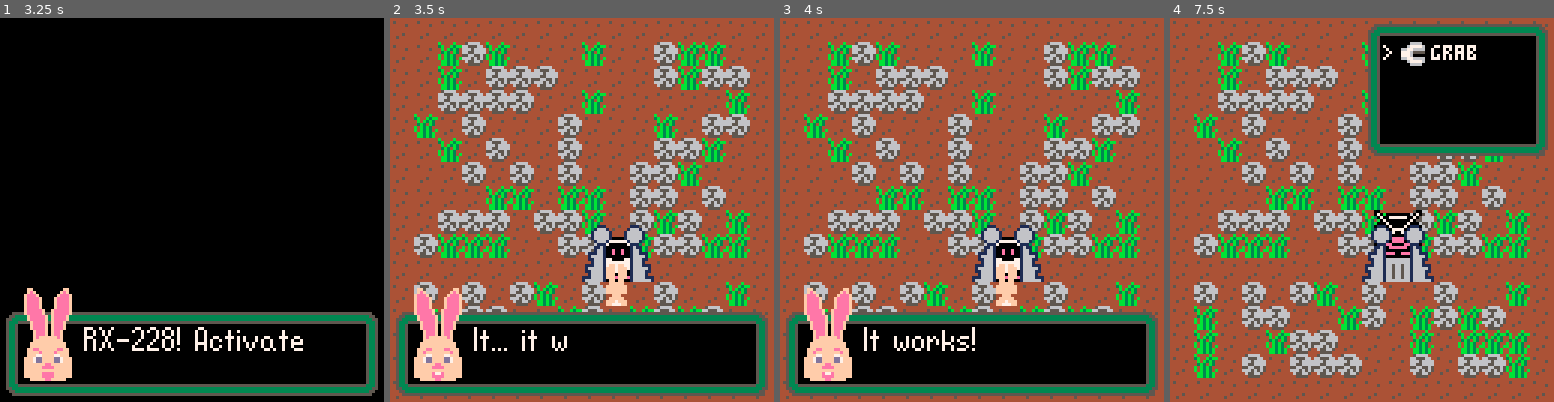
Above: before the commit, frames 1-4 (left to right).
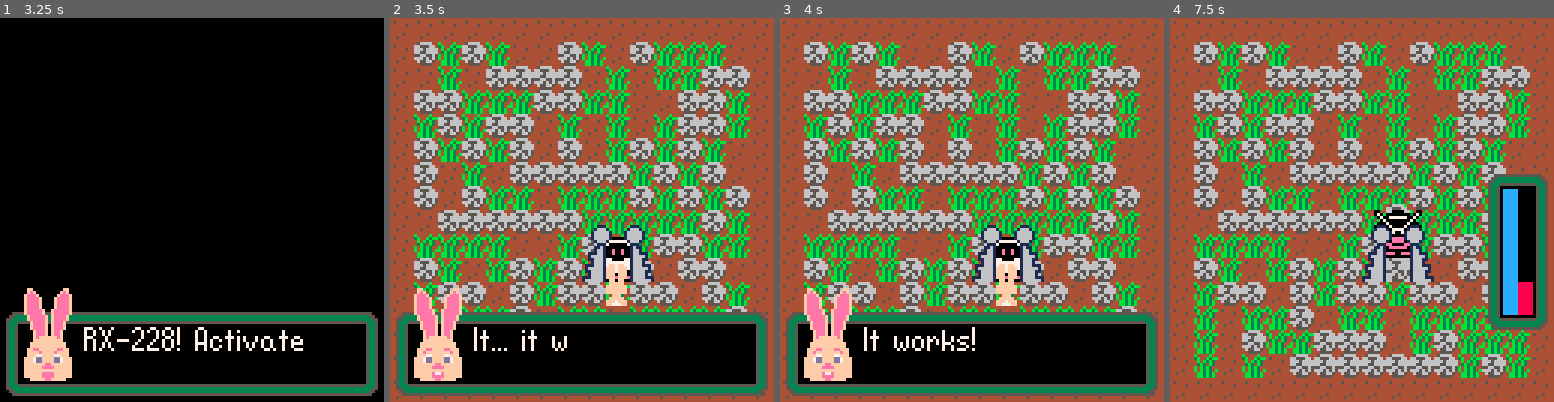
Above: after the commit, the same moments.

Repository: DeCarabas/pico_carts
Game: PICO-8 cartridge robo.p8
Two runs of this game, one before a commit and one after it. Both use one fixed random seed, a clock stepped at 60 frames per second and the inputs below.
Inputs:
- Up to frame 1 (3.25 s): tap X (X key) at 0.33, 1.07, 1.85, 2.97 s; tap O (Z key) at 0.7, 1.7, 2.1, 2.5, 2.9 s; hold Right 1.6-2.1 s; hold Up 2.15-2.42 s; hold Right 2.47-3.03 s; hold Left from 3.08 s (still down)
- Up to frame 2 (3.5 s): keep holding Left; tap O (Z key) at 3.3 s
- Up to frame 3 (4 s): release Left at 3.58 s; hold Down 3.63-3.97 s; tap O (Z key) at 3.7 s
- Up to frame 4 (7.5 s): hold Right 4.02-4.68 s; tap X (X key) every 1.12 s from 4.08 to 7.43 s; tap O (Z key) every 0.4 s from 4.1 to 7.3 s; hold Up 4.73-5.03 s; hold Left 5.08-5.68 s; hold Down 5.73-6.03 s; hold Right 6.08-6.58 s; hold Right 6.63-7.13 s; hold Up 7.18-7.45 s

Frame 1 is identical in both runs. In frame 2, 21% of the frame differs, in the area x 6-94%, y 6-77%; in frame 3, 21%; in frame 4, 43%, in the area x 6-99%, y 1-94%.

Commit message:
Factor and comment

Diff:
--- a/robo.p8
+++ b/robo.p8
@@ -71,35 +71,41 @@
 --        day for simplicity.
 --
 
--- flags: for game state
---
+-- the map is divided into 4
+-- regions, horizontally.
+-- x=[0,32)   base layer
+-- x=[32,64)  item sprite layer
+-- x=[64,96)  ?? water level?
+-- x=[96,128) ??
+--
+-- in theory we can do so much
+-- here but we have to be able
+-- to save our game in 256 bytes
+-- and there's only so much we
+-- can throw away when we load
+function place_rand(count, sp)
+ local cnt=0
+ while cnt<count do
+  local x=1+flr(rnd(14))
+  local y=1+flr(rnd(14))
+  if not map_flag(x,y,1) then
+   mset(x+32,y,sp)
+   cnt+=1
+  end
+ end
+end
 
 -- game progress
 --  chapter 0: pre-intro
 --  chapter 1: walking/no charge
 --  chapter 2: clear field
 --  chapter 3: till and plant
-
 function new_game()
  base_x=2+flr(rnd(12))
  base_y=3+flr(rnd(8))
  chapter=0
 
  -- init the item sprite layer
- function place_rand(count, sp)
-  local cnt=0
-  while cnt<count do
-   local x=1+flr(rnd(14))
-   local y=1+flr(rnd(14))
-   if x~=base_x and
-      y~=base_y and
-      not fget(mget(x,y),0) then
-    mset(x+32,y,sp)
-    cnt+=1
-   end
-  end
- end
-
  place_rand(80,147) --grass
  place_rand(80,65)  --rock
 end
@@ -156,17 +162,6 @@
  mset(base_x+1,base_y,83)
  mset(base_x,base_y,114)
 end
-
--- the map is divided into 4
--- regions, horizontally.
--- x=[0,32)   base layer
--- x=[32,64)  item sprite layer
--- x=[64,96)  ?? water level?
--- x=[96,128) ??
---
--- (each region is further
--- divided into 4 16x16
--- screens.)
 
 function init_game()
  init_items()
